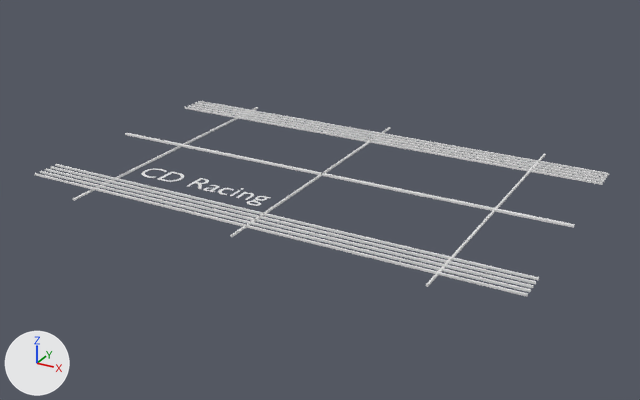
One commit to the Blender file grid.blend: the scene before it, then after it.
The view is the same before and after, from a camera (50 mm lens) standing at (110.1, -169.0, 92.7) and looking at (0.7, 29.9, -6.7). The lights are fixed; the arrows at lower left show +X, +Y and +Z. The first picture is the older version.
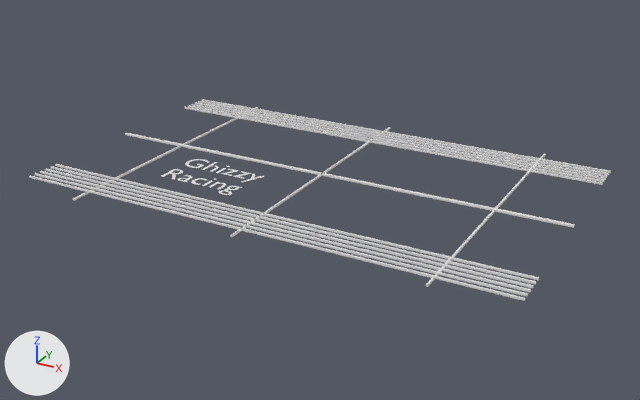
Where the change shows, as pixel boxes [x1, y1, x2, y2] in the pictures (640 x 400 px):
```json
{"object": "Cube.014", "change": "added", "after": [29, 175, 525, 301]}
{"object": "Text", "change": "text changed, moved", "before": [141, 168, 271, 206], "after": [162, 159, 265, 195]}
{"object": "Cube.015", "change": "added", "after": [202, 99, 611, 173]}
```

Scene script edits in JSON lines:
```json
{"op": "set", "path": "txt_text.body", "old": "'CD Racing'", "new": "'Ghizzy\\nRacing'"}
{"op": "set", "path": "ob_text.location", "old": "(-45.5, 7.4, 0.0)", "new": "(-39.2, 19.2, 0.0)"}
{"op": "add", "block": "ob_cube_015", "code": ["ob_cube_015 = bpy.data.objects.new('Cube.015', me_cube_013.copy())  # the mesh of ob_cube_013", "ob_cube_015.location = (0.0, 73.0, 0.0)", "ob_cube_015.scale = (70.0, 0.25, 0.25)"]}
{"op": "add", "block": "ob_cube_014", "code": ["ob_cube_014 = bpy.data.objects.new('Cube.014', me_cube_013.copy())  # the mesh of ob_cube_013", "ob_cube_014.location = (0.0, -8.0, 0.0)", "ob_cube_014.scale = (70.0, 0.25, 0.25)"]}
```
